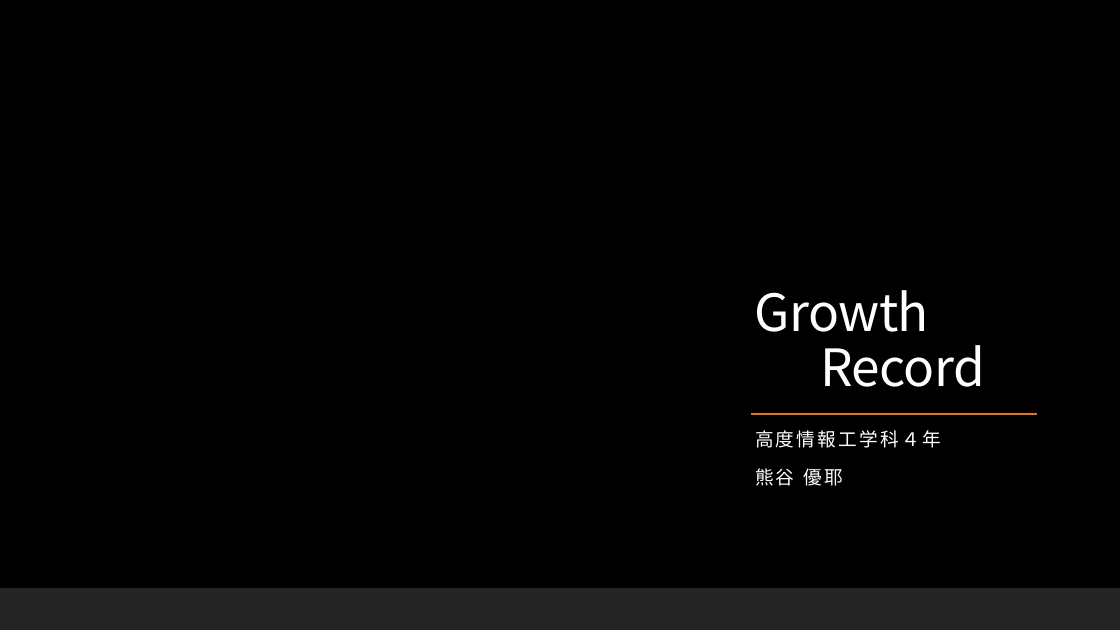
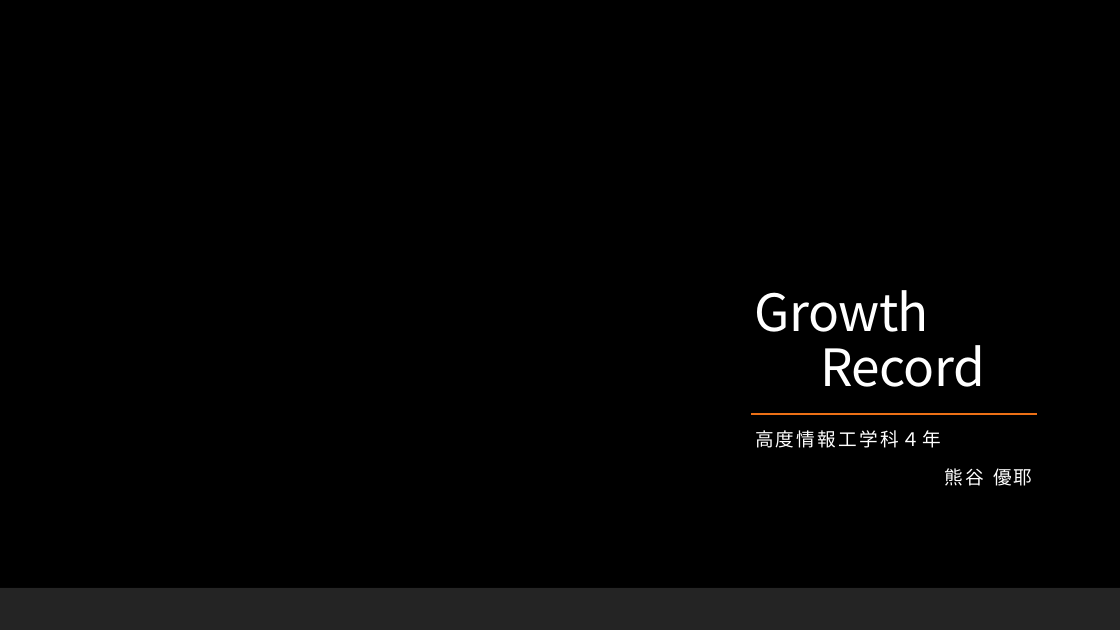
Before and after one commit to kumagai20410067/growthrecord, a slide deck: slide 1 of GrowthRecord.pptx. Drawn at 1120x630 pixels with LibreOffice and Linux fonts; fonts in the diff are those of the drawing; background and template pictures are left out. Boxes give left, top, right and bottom in pixels: in the first picture for what was removed or moved away, otherwise in the second. Text is boxed around its words. In the diff, an @@ line names an element or a change of style, - is before the commit and + after.

```diff
--- a/GrowthRecord.pptx
+++ b/GrowthRecord.pptx
@@ subtitle at <box>945,468,1033,486</box>: alignment left to right @@
```
